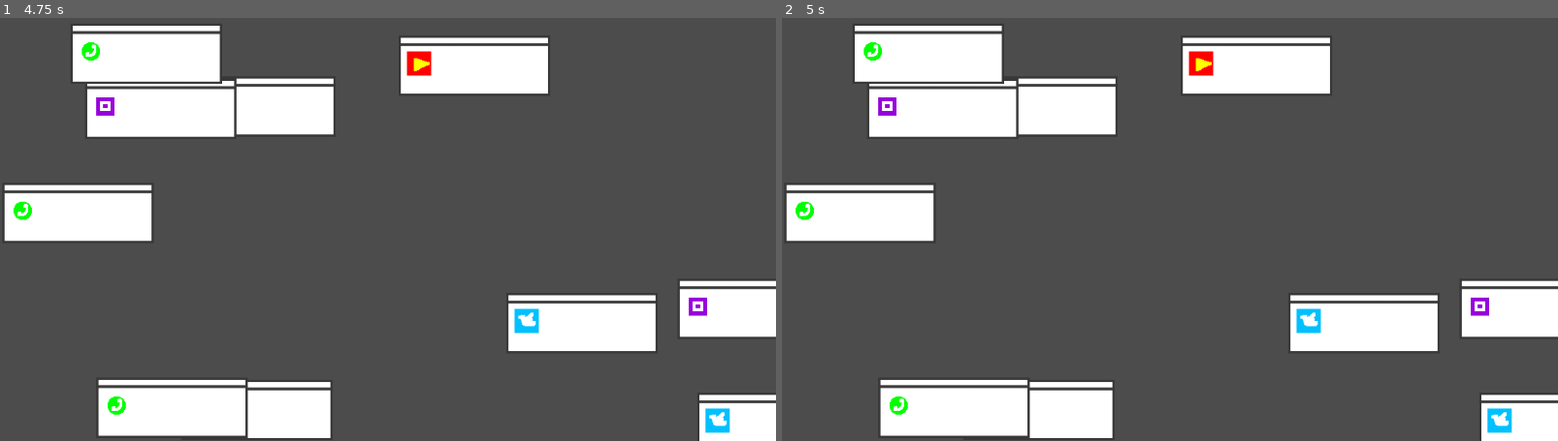
Above: before the commit, frames 1-2 (left to right).
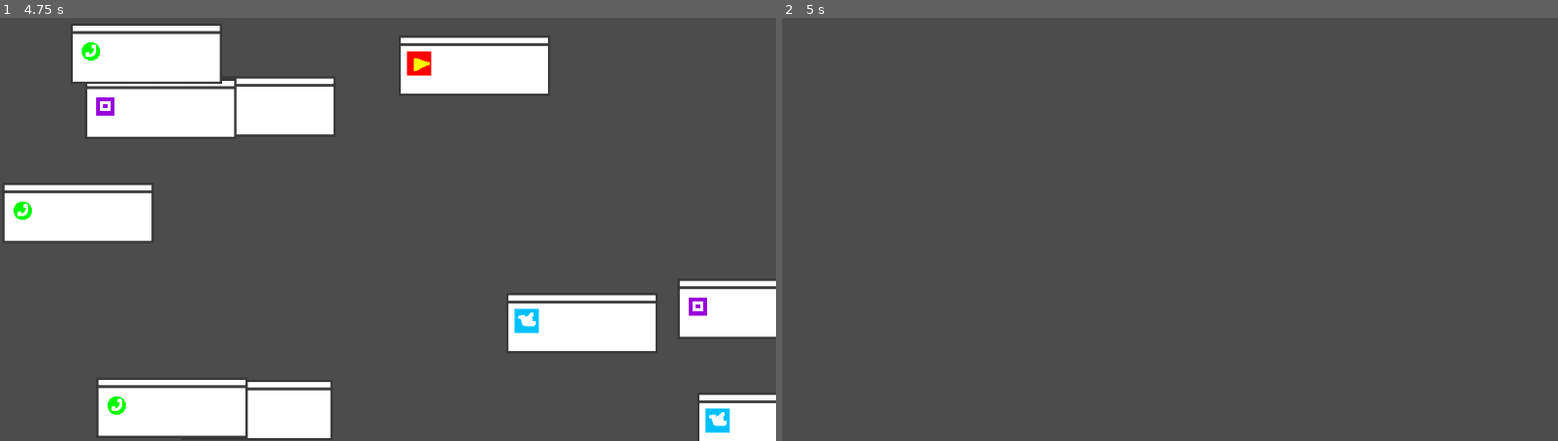
Above: after the commit, the same moments.

Repository: sergiosanpol/JamToDay
Game: Godot game, scene res://Escenas/Principal.tscn
Two runs of this game, one before a commit and one after it. Both use one fixed random seed, a clock stepped at 60 frames per second and the inputs below.
Inputs:
- Up to frame 1 (4.75 s): tap Enter at 0.5, 2, 3.5 s; tap Space at 1.25, 2.75, 4.25 s
- Up to frame 2 (5 s): no input

Frame 1 is identical in both runs. In frame 2, 20% of the frame differs, in the area x 0-100%, y 1-100%.

Commit message:
borrar ventanas con cierto tiempo

Diff:
--- a/Scripts/Ventana.gd
+++ b/Scripts/Ventana.gd
@@ -5,6 +5,8 @@
 # var b = "textvar"
 
 onready var node = get_node("TextureRect")
+var tiempo = 0.0
+var tiempo_limite = 5.0
 
 func _ready():
 	# Called every time the node is added to the scene.
@@ -30,29 +32,14 @@
 		imagen = load("res://Imagenes/you.png")
 		node.set_texture(imagen)
 
-	set_process(false)
+	set_process(true)
+
 
 func _process(delta):
-	var num = round(rand_range(1,5))
-	var imagen
+	tiempo+=delta
+	if(tiempo>=tiempo_limite):
+		get_node(".").remove_and_skip()
 
-	print(num)
-
-	if num == 1:
-		imagen = load("res://Imagenes/face.png")
-		node.set_texture(imagen)
-	elif num == 2:
-		imagen = load("res://Imagenes/insta.png")
-		node.set_texture(imagen)
-	elif num == 3:
-		imagen = load("res://Imagenes/twi.png")
-		node.set_texture(imagen)
-	elif num == 4:
-		imagen = load("res://Imagenes/wapp.png")
-		node.set_texture(imagen)
-	elif num == 5:
-		imagen = load("res://Imagenes/you.png")
-		node.set_texture(imagen)
 #	# Called every frame. Delta is time since last frame.
 #	# Update game logic here.
 #	pass
--- a/Scripts/player.gd
+++ b/Scripts/player.gd
@@ -112,7 +112,20 @@
 		this.youtube-=50;
 		this.vida+=2;
 
+func _calcular_tiempo_whatsapp():
+	return 1000 / (this.whatsapp / 150)
 
+func _calcular_tiempo_facebook():
+	return 1000 / (this.facebook / 500)
+
+func _calcular_tiempo_youtube():
+	return 1000 / (this.youtube / 1000)
+
+func _calcular_tiempo_instagram():
+	return 1000 / (this.instagram / 3000)
+
+func _calcular_tiempo_twitter():
+	return 1000 / (contactos / 1000)
 
 
 
